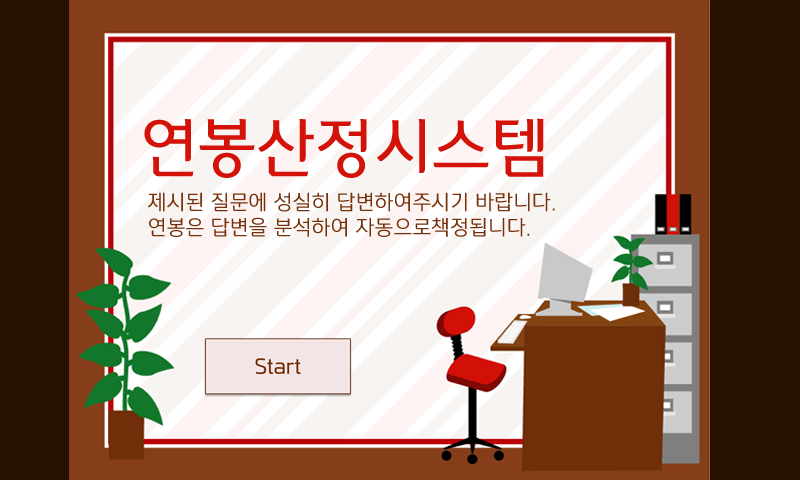
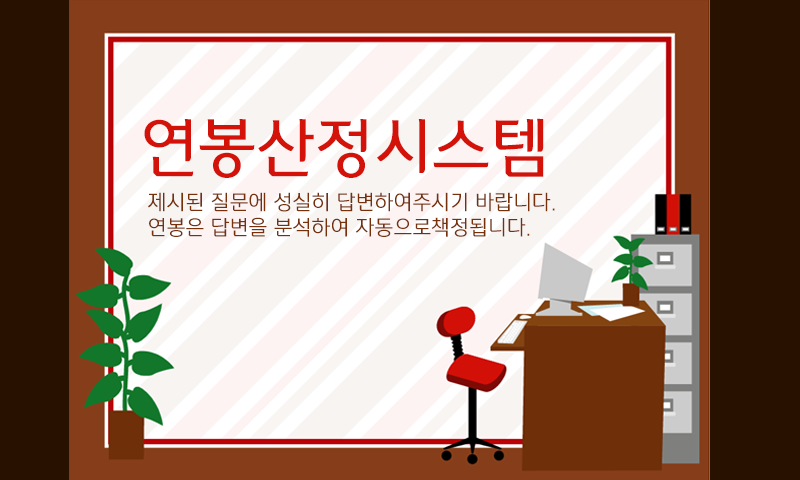
Before/after of a 800×480 layered artwork. What changed in the layer stack:
renamed "Layer 2" to "start1", hid it over <box>203,338,352,397</box>
